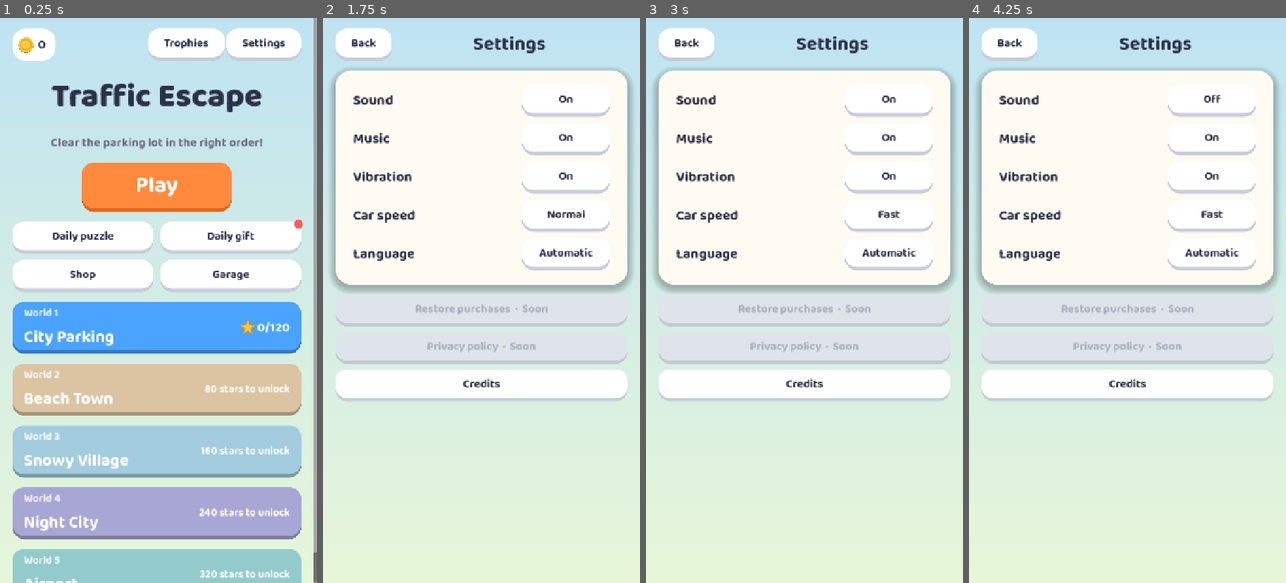
Above: before the commit, frames 1-4 (left to right).
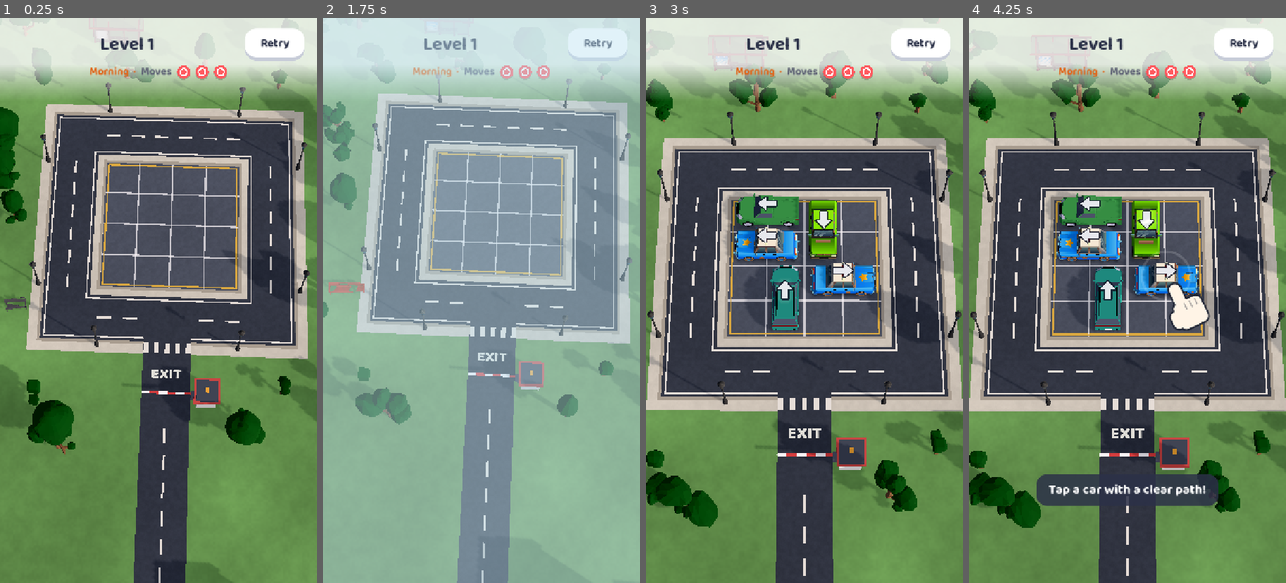
Above: after the commit, the same moments.

Repository: ismetcabbar9-oss/TRAFFIC-2D-
Game: Godot game, scene res://scenes/menu.tscn
Same seed, same stepped clock (60 frames per second), same inputs: the game is played once before the commit and once after it.
Inputs (mouse positions are in pixels of both pictures, inside the frame that each line leads up to):
- Up to frame 1 (0.25 s): no input
- Up to frame 2 (1.75 s): click (598, 46) at 0.5 s, where only the run after the commit has a clickable "Retry"; click (598, 46) at 1.25 s, where only the run after the commit has a clickable "Retry"
- Up to frame 3 (3 s): click (921, 46) at 2 s, where only the run after the commit has a clickable "Retry"; click (890, 215) at 2.75 s, where only the run before the commit has a clickable "Normal"
- Up to frame 4 (4.25 s): click (1213, 102) at 3.5 s, where only the run before the commit has a clickable "On"

The runs differ from the first frame. In frame 1, 99% of the frame differs, in the area x 0-100%, y 0-100%; in frame 2, 91%; in frame 3, 99%; in frame 4, 98%.

Commit message:
First 60 seconds: straight into level 1, a hand shows the way
- A new player skips the menu: the game opens directly on level 1
- A pointing hand taps the next car of a winning line: on level 1 after
  every move (with the short text tip), on levels 2-3 only when the player
  hesitates; it replaces the old how-to-play card
- Levels 1-3 have no menu button, rescue bar, continue/double-coin offers or
  trophy pop-ups; the win panel only offers the next level
- After level 3 'Continue' opens the menu for the first time, without the
  daily gift popping up in that launch
- tools/onboarding_demo.gd plays the first session from a fresh save

Co-Authored-By: Claude Opus 5.5 <noreply@anthropic.com>
Claude-Session: https://claude.ai/code/session_01Njhua7qEJRBPdh769J1kf5

Diff:
--- a/scripts/game/game.gd
+++ b/scripts/game/game.gd
@@ -36,6 +36,9 @@
 var _earned := 0 ## coins from the last win (for "double coins")
 var _done_at_start: Array = [] ## achievements already reached when the level began
 var _gestures := TouchGestures.new()
+var _onboarding := false ## first session: levels 1-3 guided by a pointing hand
+var _guide_id := -1 ## car the hand points at
+var _guide_delay := 0.0 ## seconds until the hand shows
 var _last_empty_tap := {"time": -10.0, "pos": Vector2.ZERO} ## for double tap to zoom
 
 @onready var board: BoardView = $Board
@@ -67,12 +70,8 @@
 		_refresh_rescues())
 	hud.tutorial_closed.connect(func():
 		_tutorial_open = false
-		Progress.mark_tutorial_seen()
 		_clear_hint())
 	load_level(Progress.current_level)
-	if world_index == 0 and level_index == 0 and not Progress.tutorial_seen:
-		_tutorial_open = true
-		hud.show_tutorial()
 
 
 ## Devices without Vulkan fall back to the Compatibility renderer, which lights
@@ -161,6 +160,9 @@
 		v.pop_in(0.25 + minf((v.cell.y * level.cols + v.cell.x) * 0.012, 0.55))
 
 	hud.hide_result()
+	_onboarding = Progress.in_onboarding() and world_index == 0 and level_index < 3 and not Daily.playing
+	hud.set_onboarding(_onboarding)
+	_reset_guide()
 	_clear_hint()
 	_set_crane_mode(false)
 	_held_hint = -1
@@ -204,7 +206,8 @@
 
 func _notification(what: int) -> void:
 	if what == NOTIFICATION_WM_GO_BACK_REQUEST: # Android back button
-		_to_menu()
+		if not _onboarding: # the first levels have no menu to go back to
+			_to_menu()
 
 
 func _unhandled_input(event: InputEvent) -> void:
@@ -240,6 +243,9 @@
 		return
 	_clear_hint()
 	_release_held_hint()
+	if _onboarding:
+		_reset_guide()
+		_guide_delay = 0.9 if level_index == 0 else 4.0
 	if _crane_mode:
 		_set_crane_mode(false)
 		if session.state == GameSession.State.PLAYING and Progress.use_item("crane"):
@@ -252,6 +258,10 @@
 func _process(delta: float) -> void:
 	_clock += delta
 	if session == null or session.state != GameSession.State.PLAYING or _tutorial_open:
+		hud.hide_hand()
+		return
+	if _onboarding:
+		_update_guide(delta)
 		return
 	_idle += delta
 	if _idle < _next_hint:
@@ -266,6 +276,30 @@
 		vehicle_views[_hinted_id].flash_hint()
 		if world_index == 0 and level_index < tutorial_levels:
 			hud.show_hint(tr("HINT_TAP_FREE"))
+
+
+## First session: a hand taps the next car of a winning line. On level 1 it
+## shows right away after every move; on levels 2 and 3 only when the player
+## hesitates.
+func _update_guide(delta: float) -> void:
+	_guide_delay -= delta
+	if _guide_delay > 0.0:
+		return
+	if not vehicle_views.has(_guide_id) or not _guide_id in session.board.vehicles:
+		_guide_id = LevelSolver.next_tap(session.board)
+	if not vehicle_views.has(_guide_id):
+		hud.hide_hand()
+		return
+	var view: VehicleView = vehicle_views[_guide_id]
+	hud.show_hand(camera.unproject_position(view.global_position + Vector3.UP * 0.8))
+	if level_index == 0 and session.taps == 0:
+		hud.show_hint(tr("HINT_TAP_FREE"))
+
+
+func _reset_guide() -> void:
+	_guide_id = -1
+	_guide_delay = 1.2 if level_index == 0 else 4.0
+	hud.hide_hand()
 
 
 ## Restarts the idle timer after the player acts (or a level starts).
@@ -458,6 +492,14 @@
 	}
 	if record.has("streak"):
 		result["streak"] = record.streak
+	if _onboarding:
+		result["onboarding"] = true
+		result["double_ok"] = false
+		if level_index == 2:
+			# Third level done: the menu opens for the first time.
+			Progress.mark_tutorial_seen()
+			result["last_level"] = true
+			result["onboarding_done"] = true
 	_earned = record.coins
 	var waited := 0.0
 	while VehicleView.exiting_count() > 0 and waited < max_exit_wait:
@@ -477,7 +519,7 @@
 	if played == session and session.state == GameSession.State.LOST:
 		Sfx.duck_music(2.0)
 		Sfx.play("lose", -2.0, 1.0, 0.0)
-		hud.show_lose(_continue_offer())
+		hud.show_lose({} if _onboarding else _continue_offer())
 
 
 # --- Rescues -------------------------------------------------------------------------
@@ -684,6 +726,8 @@
 
 ## Toasts every achievement reached since the level began (once each).
 func _announce_achievements() -> void:
+	if _onboarding:
+		return # the first levels stay free of pop-ups; trophies wait in the menu
 	var now := Achievements.done_ids(Progress)
 	var delay := 0.0
 	for id in now:
@@ -697,6 +741,8 @@
 
 func _to_menu() -> void:
 	Progress.save() # lifetime stats gathered during play
-	MainMenu.return_to_world = not Daily.playing
+	MainMenu.return_to_world = not Daily.playing and not _onboarding
+	if _onboarding:
+		MainMenu.skip_gift_once() # the menu's first visit should not open with a pop-up
 	Daily.stop()
 	Transition.change_scene(MENU_SCENE)
--- a/scripts/game/progress.gd
+++ b/scripts/game/progress.gd
@@ -325,6 +325,12 @@
 	coins = maxi(coins + amount, 0)
 	coins_changed.emit(coins)
 	save()
+
+
+## First session: the first three levels play without menus, offers or
+## rescues, guided by a pointing hand.
+func in_onboarding() -> bool:
+	return not tutorial_seen and levels.size() < 3
 
 
 func mark_tutorial_seen() -> void:
--- a/scripts/ui/hud.gd
+++ b/scripts/ui/hud.gd
@@ -44,6 +44,10 @@
 var _continue_coins: Button
 var _double_button: Button
 var _earned := 0
+var _hand: TapHand
+var _rescue_bar: Control
+var _rescue_backdrop: Control
+var _menu_button: Button
 
 
 func _ready() -> void:
@@ -56,6 +60,9 @@
 	_build_top_bar(root)
 	_build_rescue_bar(root)
 	_build_hint(root)
+	_hand = TapHand.new()
+	_hand.visible = false
+	root.add_child(_hand)
 	_build_result(root)
 
 
@@ -89,7 +96,7 @@
 	Sfx.play("celebrate", -4.0, 1.0, 0.0)
 	_result_title.text = tr("WIN_TITLE")
 	_result_title.add_theme_color_override("font_color", UiStyle.GOOD_DARK)
-	_result_text.visible = _last_level
+	_result_text.visible = _last_level and not result.get("onboarding_done", false)
 	_result_text.text = tr("WIN_WORLD_DONE")
 	if result.has("streak"):
 		_result_text.text = tr("DAILY_STREAK") % result.streak
@@ -100,7 +107,9 @@
 	_combo_value.text = "x%d" % result.combo if result.combo >= 2 else "-"
 	_coin_value.text = "+0"
 	_primary.text = tr("HUD_MENU") if _last_level else tr("WIN_NEXT")
-	_secondary.visible = not _last_level
+	_secondary.visible = not _last_level and not result.get("onboarding", false)
+	if result.get("onboarding_done", false):
+		_primary.text = tr("WIN_CONTINUE")
 	_primary.theme_type_variation = "GoodButton"
 	_earned = result.coins
 	_double_button.visible = result.get("double_ok", false)
@@ -133,7 +142,7 @@
 	_stats.visible = false
 	_primary.text = tr("LOSE_RETRY")
 	_primary.theme_type_variation = ""
-	_secondary.visible = true
+	_secondary.visible = _menu_button.visible # hidden in the first session
 	_badge.visible = false
 	_show_result()
 
@@ -244,6 +253,23 @@
 	t.tween_interval(2.0)
 	t.tween_property(panel, "modulate:a", 0.0, 0.3)
 	t.tween_callback(panel.queue_free)
+
+
+## First session: no menu button, no rescue bar; nothing but the board.
+func set_onboarding(on: bool) -> void:
+	_menu_button.visible = not on
+	_rescue_bar.visible = not on
+	_rescue_backdrop.visible = not on
+
+
+## Pointing hand tapping `screen_pos` (first-time guidance).
+func show_hand(screen_pos: Vector2) -> void:
+	_hand.target = screen_pos
+	_hand.visible = true
+
+
+func hide_hand() -> void:
+	_hand.visible = false
 
 
 # --- Rescue bar --------------------------------------------------------------------
@@ -338,6 +364,7 @@
 	backdrop.offset_top = -190 - insets.w
 	backdrop.mouse_filter = Control.MOUSE_FILTER_IGNORE
 	root.add_child(backdrop)
+	_rescue_backdrop = backdrop
 
 	var margin := MarginContainer.new()
 	margin.set_anchors_preset(Control.PRESET_BOTTOM_WIDE)
@@ -347,6 +374,7 @@
 	margin.add_theme_constant_override("margin_bottom", 22 + int(insets.w))
 	margin.mouse_filter = Control.MOUSE_FILTER_IGNORE
 	root.add_child(margin)
+	_rescue_bar = margin
 	var row := HBoxContainer.new()
 	row.add_theme_constant_override("separation", 18)
 	row.mouse_filter = Control.MOUSE_FILTER_IGNORE
@@ -545,7 +573,8 @@
 	var bar := HBoxContainer.new()
 	bar.mouse_filter = Control.MOUSE_FILTER_IGNORE
 	rows.add_child(bar)
-	bar.add_child(_small_button(tr("HUD_MENU"), menu_requested.emit))
+	_menu_button = _small_button(tr("HUD_MENU"), menu_requested.emit)
+	bar.add_child(_menu_button)
 	_title = Label.new()
 	_title.add_theme_font_size_override("font_size", 42)
 	_title.horizontal_alignment = HORIZONTAL_ALIGNMENT_CENTER
--- a/scripts/ui/level_select.gd
+++ b/scripts/ui/level_select.gd
@@ -26,6 +26,12 @@
 ## Set by the game so leaving a level lands on that world's level grid.
 static var return_to_world := false
 static var _gift_offered := false
+static var _launched := false ## the menu has been shown (or skipped) once
+
+
+## The gift page will not pop up by itself during this launch.
+static func skip_gift_once() -> void:
+	_gift_offered = true
 var _title_taps := 0
 var _title_tap_time := 0.0
 
@@ -43,6 +49,14 @@
 	_pages["gift"] = _page()
 	_pages["achievements"] = _page()
 	_pages["dev"] = _page()
+	# A brand-new player goes straight into level 1: no menu before playing.
+	if not _launched and Progress.in_onboarding():
+		_launched = true
+		Progress.current_world = 0
+		Progress.current_level = Progress.next_open_level(0)
+		get_tree().change_scene_to_file.call_deferred(GAME_SCENE)
+		return
+	_launched = true
 	if return_to_world:
 		return_to_world = false
 		_world = Progress.current_world
--- /dev/null
+++ b/scripts/ui/tap_hand.gd
@@ -0,0 +1,59 @@
+class_name TapHand
+extends Control
+## Pointing hand that taps a spot over and over (first-time guidance): the
+## fingertip sits on `target`, presses down and a ring ripples out.
+
+const PERIOD := 1.1 ## seconds per tap
+
+var target := Vector2.ZERO:
+	set(value):
+		target = value
+		queue_redraw()
+
+var _time := 0.0
+
+
+func _init() -> void:
+	mouse_filter = Control.MOUSE_FILTER_IGNORE
+	set_anchors_preset(Control.PRESET_FULL_RECT)
+
+
+func _process(delta: float) -> void:
+	_time += delta
+	queue_redraw()
+
+
+func _draw() -> void:
+	var t := fmod(_time, PERIOD) / PERIOD
+	var press := sin(clampf(t / 0.35, 0.0, 1.0) * PI) # down and up in the first third
+	# Ripple ring after each press.
+	if t > 0.2:
+		var k := (t - 0.2) / 0.8
+		draw_arc(target, 18.0 + k * 46.0, 0.0, TAU, 40, Color(1, 1, 1, 0.8 * (1.0 - k)), 5.0, true)
+	var tip := target + Vector2(10, 14) * (1.0 - press) + Vector2(4, 6)
+	_draw_hand(tip, 1.0 - press * 0.08)
+
+
+## Hand seen from above, index finger pointing up-left to `tip`.
+func _draw_hand(tip: Vector2, s: float) -> void:
+	var ink := Color(0.12, 0.14, 0.2, 0.9)
+	var skin := Color("fff4e6")
+	draw_set_transform(tip, -0.45, Vector2.ONE * s)
+	var finger := Rect2(Vector2(-13, 0), Vector2(26, 62))
+	var palm := Rect2(Vector2(-22, 44), Vector2(66, 62))
+	var thumb := Rect2(Vector2(-36, 58), Vector2(24, 40))
+	for rect in [finger, palm, thumb]:
+		_rounded(rect.grow(4.0), ink, 16)
+	for rect in [finger, palm, thumb]:
+		_rounded(rect, skin, 13)
+	# Knuckles of the folded fingers.
+	for i in 3:
+		draw_line(Vector2(6 + i * 13, 50), Vector2(6 + i * 13, 64), Color(ink, 0.35), 3.0, true)
+	draw_set_transform(Vector2.ZERO)
+
+
+func _rounded(rect: Rect2, color: Color, radius: int) -> void:
+	var box := StyleBoxFlat.new()
+	box.bg_color = color
+	box.set_corner_radius_all(radius)
+	draw_style_box(box, rect)
--- /dev/null
+++ b/tools/onboarding_demo.gd
@@ -0,0 +1,55 @@
+extends SceneTree
+## Dev helper: plays the first session from a fresh save with real touches
+## (it RESETS the local progress): the game must open straight into level 1,
+## a hand guides the taps, levels 1-3 have no menu or rescues, and after
+## level 3 the menu opens. Saves screenshots of each step.
+## Usage (under xvfb-run): godot --path . --rendering-method forward_plus \
+##   --resolution 720x1280 --script res://tools/onboarding_demo.gd -- <out_dir>
+
+var out_dir := "user://"
+
+
+func _initialize() -> void:
+	out_dir = OS.get_cmdline_user_args()[0]
+	await process_frame
+	var progress := root.get_node("Progress")
+	progress.reset_progress()
+	change_scene_to_file(ProjectSettings.get_setting("application/run/main_scene"))
+	await create_timer(2.6).timeout
+	print("first scene: ", current_scene.name)
+	await _shot("o1_level1_hand")
+	for level in 3:
+		var game: Node = current_scene
+		var guard := 0
+		while game.session.state == GameSession.State.PLAYING and guard < 40:
+			guard += 1
+			var id := LevelSolver.next_tap(game.session.board)
+			var view: VehicleView = game.vehicle_views[id]
+			_tap(game.camera.unproject_position(view.global_position + Vector3.UP * 0.6))
+			await create_timer(0.35).timeout
+		while not game.hud._overlay.visible:
+			await process_frame
+		await create_timer(2.2).timeout # stars and coins count up
+		await _shot("o%d_win_level%d" % [level + 2, level + 1])
+		game.hud._on_primary()
+		await create_timer(1.4).timeout
+		if level == 1:
+			await create_timer(4.5).timeout # level 3: the hand waits for hesitation
+			await _shot("o4b_level3_idle_hand")
+	await create_timer(1.5).timeout
+	print("after level 3: ", current_scene.name, ", tutorial seen: ", progress.tutorial_seen)
+	await _shot("o6_menu")
+	quit()
+
+
+func _tap(pos: Vector2) -> void:
+	for pressed in [true, false]:
+		var e := InputEventScreenTouch.new()
+		e.position = pos
+		e.pressed = pressed
+		Input.parse_input_event(e)
+
+
+func _shot(label: String) -> void:
+	await RenderingServer.frame_post_draw
+	root.get_texture().get_image().save_png(out_dir.path_join(label + ".png"))
--- a/translations/strings.csv
+++ b/translations/strings.csv
@@ -204,3 +204,4 @@
 ACH_LEVELS_200,Clear all 200 levels,200 bölümün hepsini bitir
 ACH_PERFECT_150,Clear 150 levels without a crash,150 bölümü hatasız bitir
 HINT_ZOOM,Pinch or double tap to zoom in,Yakınlaştırmak için iki parmakla aç ya da çift dokun
+WIN_CONTINUE,Continue,Devam
Not shown, added: scripts/ui/tap_hand.gd.uid
Not shown, added: tools/onboarding_demo.gd.uid
Binary file changed: translations/strings.en.translation
Binary file changed: translations/strings.tr.translation
